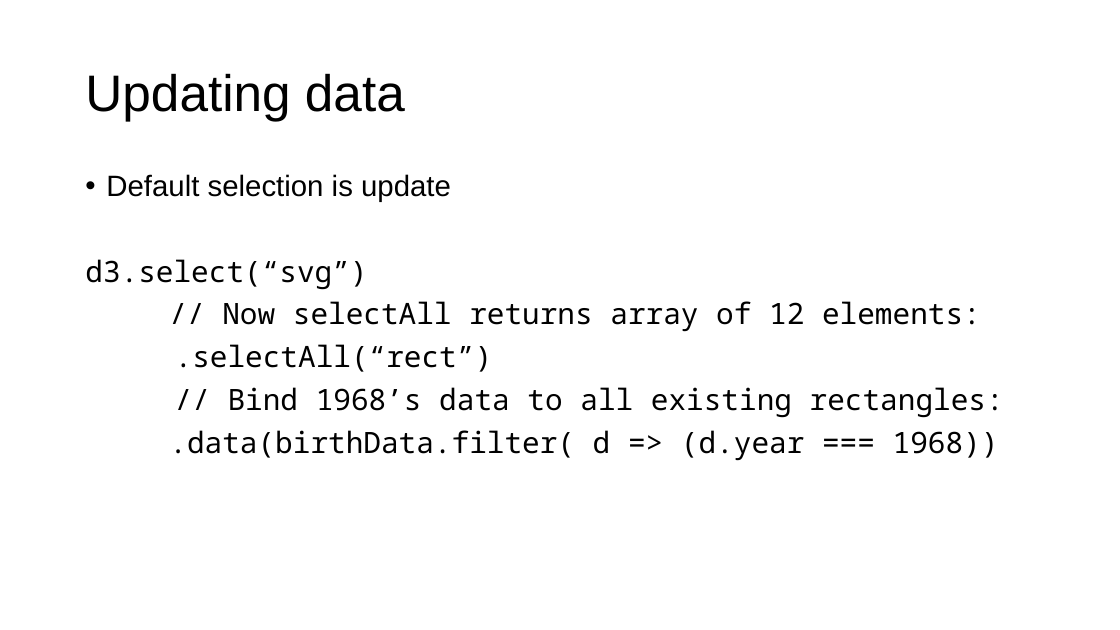
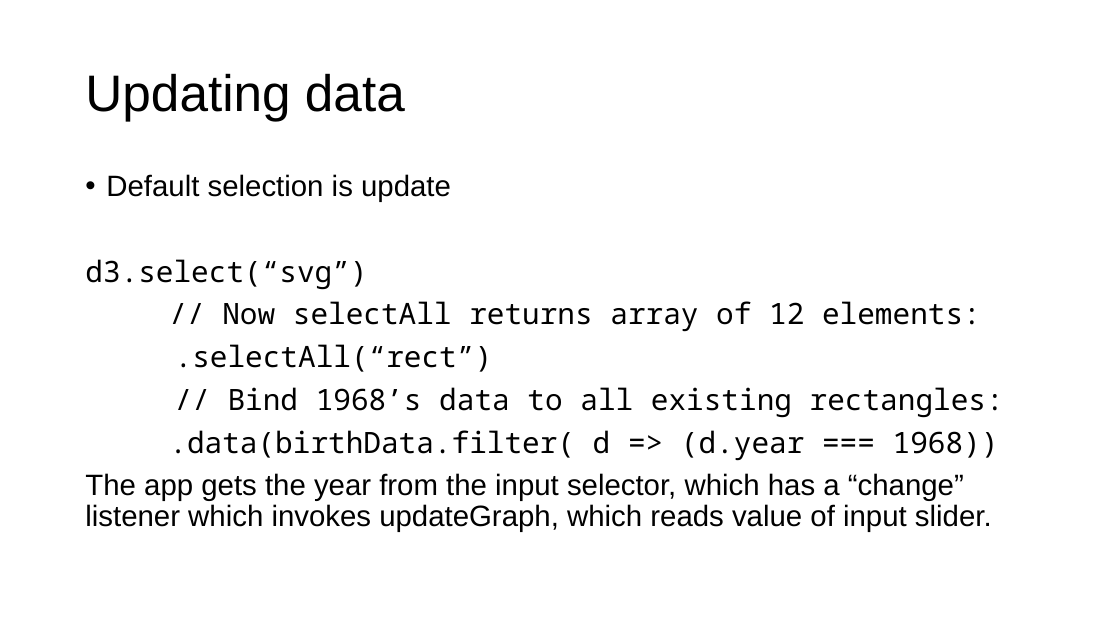
Before and after one commit to RonaldBarnes/d3-bar-chart-kwlug, a slide deck: slide 19 of BarChart Slideshow 2.pptx (slide 17 before the commit). Drawn at 1120x630 pixels with LibreOffice and Linux fonts; fonts in the diff are those of the drawing. Boxes give left, top, right and bottom in pixels: in the first picture for what was removed or moved away, otherwise in the second. Text is boxed around its words. In the diff, an @@ line names an element or a change of style, - is before the commit and + after.

```diff
--- a/BarChart Slideshow 2.pptx
+++ b/BarChart Slideshow 2.pptx
@@ text at (85, 473, 992, 532): paragraph added @@
+The app gets the year from the input selector, which has a “change” listener which invokes updateGraph, which reads value of input slider.
```
Also in this commit, not shown: 14 other slides changed, 2 slides added, 2 other files.
